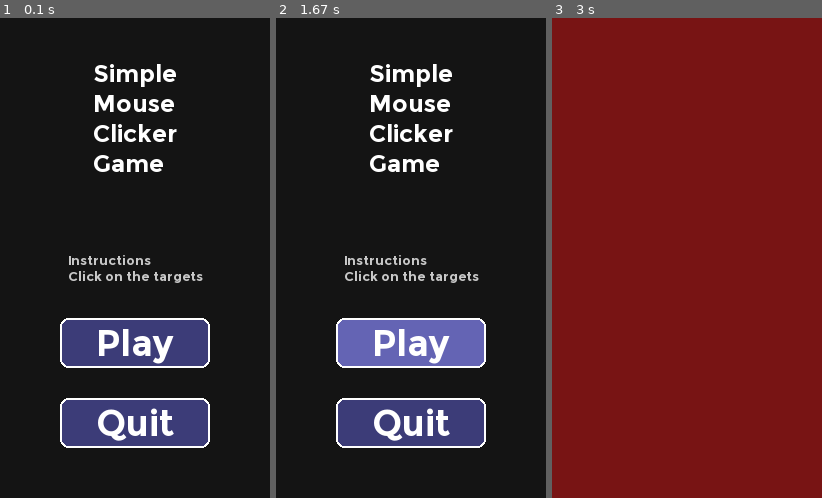
Above: before the commit, frames 1-3 (left to right).
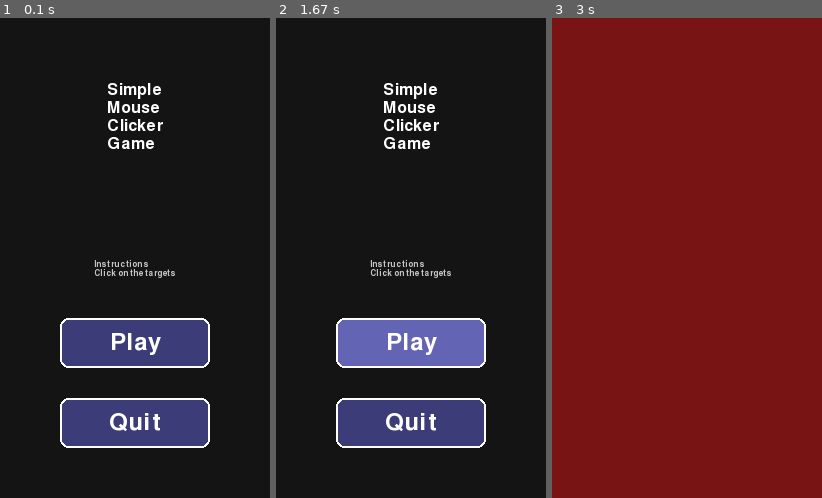
Above: after the commit, the same moments.

Repository: stealthness/PyGames
Game: pygame game, started from Simple Examples/Simple Mouse Clicker Game/dev/main.py
The game is run twice, just before and just after one commit, with the same random seed, the same clock (stepped at 60 frames per second) and the same inputs.
Inputs (mouse positions are in pixels of both pictures, inside the frame that each line leads up to):
- Up to frame 1 (0.1 s): no input
- Up to frame 2 (1.67 s): click "Play" at 0.38 s; tap Space at 0.67, 1, 1.33 s
- Up to frame 3 (3 s): click (622, 162) at 1.72 s; click (757, 334) at 2.55 s

The runs differ from the first frame. In frame 1, 5.6% of the frame differs, in the area x 25-76%, y 9-89%; in frame 2, 5.6%; in frame 3, nothing differs.

Commit message:
rewriting main loop

Diff:
--- /dev/null
+++ b/Game Jams/[Trijam 389] Find the sheep/game.py
@@ -0,0 +1,177 @@
+import asyncio
+from typing import Self
+
+import pygame
+from random import randint, randrange
+
+from menu_manager import MenuManager
+from musicManager import MusicManager
+from sheep import Sheep
+
+
+class Game:
+
+    def __init__(self, screen, background, flock, music_path ):
+        self.screen = screen
+        self.background = background
+        self.flock = flock
+        self.musicManager = MusicManager(music_path)
+        self.menuManager = MenuManager(self.screen)
+        self.level = 1
+        self.width = screen.get_width()
+        self.height = screen.get_height()
+        self.score = 0
+        self.player_lost_sheep_strike = 0
+
+    def game_init(self, level= 1):
+        self.musicManager.play_music()
+        self.flock.clear()
+        # create sheep
+        for i in range((level -1) * 3 + 5):
+            pos = self.get_random_sheep_pos()
+            self.flock.append(Sheep(pos, blaa_sounds=["Hidden/blaa1.ogg", "Hidden/blaa2.ogg", "Hidden/blaa3.ogg"]))
+
+
+
+    def get_random_sheep_pos(self):
+        while True:
+            pos = randrange((self.width - 40)), randrange((self.height-40))
+            if 400 < pos[0] < 500 and 100 < pos[1] < 300:
+                continue
+            else:
+                return pos
+
+
+    async def run(self):
+        print("Game class running")
+        running = True
+        while running:
+
+            # Draw the self.background
+            if self.background is None:
+                self.screen.fill((0, 0, 0))
+            else:
+                self.screen.blit(self.background, (0, 0))
+
+            for event in pygame.event.get():
+
+                if event.type == pygame.QUIT:
+                    running = False
+
+                elif event.type == pygame.KEYDOWN:
+                    if event.key == pygame.K_ESCAPE:
+                        running = False
+                    if event.key== pygame.K_m:
+                        self.musicManager.toggle_music()
+
+                elif event.type == pygame.MOUSEBUTTONDOWN:
+                    pos = event.pos
+                    for sheep in self.flock:
+                        self.score += sheep.handle_click(pos)
+
+            # if running is false exit application
+            if not running:
+                break
+
+            self.menuManager.draw_score(self.score)
+
+
+            # Apply sickness to sheep
+            if pygame.time.get_ticks() - start_ticks > next_sick_timer:
+                next_sick_timer = pygame.time.get_ticks() +  NEXT_SICK_SHEEP_DELAY
+                lost_sheep_not_sick = []
+                lost_sheep_sick = []
+                for sheep in self.flock:
+                    if sheep.isFound or sheep.isDead:
+                        continue
+                    if sheep.isSick:
+                        lost_sheep_sick.append(sheep)
+                    lost_sheep_not_sick.append(sheep)
+
+                for sheep in lost_sheep_sick:
+                    sheep.die()
+                    self.player_lost_sheep_strike += len(lost_sheep_sick)
+
+
+
+                if len(lost_sheep_not_sick) > 1:
+                    lost_sheep_not_sick[randint(0, len(lost_sheep_not_sick) - 1)].make_sick()
+
+
+            for sheep in self.flock:
+                sheep.draw(self.screen)
+
+
+
+            # Check if all sheep are found
+            all_found = all(sheep.isFound or sheep.isDead for sheep in self.flock)
+            if all_found:
+                # Draw end level self.screen and get continue button rect
+                continue_rect = Self.menuManager.show_end_level(self.score, self.level)
+                self.musicManager.stop_music()
+                pygame.display.flip()
+
+                # Wait up to 3 seconds, but allow player to click Continue to skip the wait
+                clicked = False
+                wait_start = pygame.time.get_ticks()
+                timeout_ms = 8000
+                while not clicked and (pygame.time.get_ticks() - wait_start) < timeout_ms and running:
+                    for event in pygame.event.get():
+                        if event.type == pygame.QUIT:
+                            running = False
+                            break
+                        elif event.type == pygame.KEYDOWN:
+                            if event.key == pygame.K_ESCAPE:
+                                running = False
+                                break
+                            else:
+                                # any key press also continues
+                                clicked = True
+                                break
+                        elif event.type == pygame.MOUSEBUTTONDOWN:
+                            if continue_rect.collidepoint(event.pos):
+                                clicked = True
+                                break
+
+                    # keep showing the self.screen
+                    pygame.display.flip()
+                    await asyncio.sleep(0.05)
+
+                pygame.display.flip()
+
+                # Advance to next level
+                if not running:
+                    break
+                # increase the level
+                self.level += 1
+                # reset the level
+                self.init_game(self.level)
+                # Reset the sick timers
+
+                NEXT_SICK_SHEEP_DELAY = randint(800, 2500)
+                start_ticks = pygame.time.get_ticks()
+                next_sick_timer = start_ticks + NEXT_SICK_SHEEP_DELAY
+                continue
+
+            # Draw countdown timer at top center
+            remaining = self.menuManager.draw_timer(start_ticks)
+
+            # If time's up, show final self.screen then quit
+            game_status = await check_game_over(remaining, self.score, self.player_lost_sheep_strike)
+
+            return game_status
+
+def check_game_over(self, remaining: int, score: int, player_lost_sheep_strike: int) -> str:
+    """
+    Checks if a game is over
+    @param game_over: bool
+    @param remaining: int
+    @param score: int
+    @return: bool, true if game is over, false otherwise
+    """
+    if remaining <= 0 or player_lost_sheep_strike > 3 :
+        self.menuManager.show_end_screen(score)
+        self.musicManager.stop_music()
+        pygame.display.flip()
+        return "game_over"
+    return "start_game"
--- a/Game Jams/[Trijam 389] Find the sheep/main.py
+++ b/Game Jams/[Trijam 389] Find the sheep/main.py
@@ -4,6 +4,7 @@
 
 import pygame
 
+from game import Game
 from menuManager import MenuManager
 from musicManager import MusicManager
 from sheep import Sheep
@@ -15,7 +16,7 @@
 
 WIDTH = 960  # Window width
 # Load the background image (path relative to this script)
-BASE_DIR : str = get_base_dir(True)
+BASE_DIR : str = get_base_dir(False)
 background_path = os.path.join(BASE_DIR, "Art", "background.png")
 background = pygame.image.load(background_path)
 music_path = os.path.join(BASE_DIR, "Hidden", "geoffharvey-farmyard-fun-374610.ogg")
@@ -40,13 +41,13 @@
 pygame.font.init()
 FONT = pygame.font.SysFont(None, 36)
 
-TIMER_SECONDS = 30
+TIMER_SECONDS = 4
 
 active_boxes = []
 flock = []
 
 
-menuManager = MenuManager(screen)
+menuManager = MenuManager(screen, timer_seconds=TIMER_SECONDS)
 musicManager = MusicManager(music_path)
 # --------------------------------------------------
 # Game State
@@ -63,9 +64,11 @@
     musicManager.play_music()
     flock.clear()
     # create sheep
-    for i in range((level -1) * 3 + 5):
+    for i in range(level * 3 + 2):
         pos = get_random_sheep_pos()
         flock.append(Sheep(pos, blaa_sounds=["Hidden/blaa1.ogg", "Hidden/blaa2.ogg", "Hidden/blaa3.ogg"]))
+
+
 
 
 
@@ -81,157 +84,96 @@
 async def main():
     global running
     level = 1
-    is_game_over = False
-    NEXT_SICK_SHEEP_DELAY = randint(800, 2500)
-
     score = 0
     player_lost_sheep_strike = 0
+    game_status = "menu"
 
-    init_game(level)
-    # start countdown timer
+    NEXT_SICK_SHEEP_DELAY = randint(800, 2500)
     start_ticks = pygame.time.get_ticks()
     next_sick_timer = start_ticks + NEXT_SICK_SHEEP_DELAY
+    game = Game(screen,background, flock, music_path)
+
 
     while running:
 
-        # Draw the background
-        if background is None:
-            screen.fill((0, 0, 0))
-        else:
-            screen.blit(background, (0, 0))
-
-
-        for event in pygame.event.get():
-
-            if event.type == pygame.QUIT:
-                running = False
-
-            elif event.type == pygame.KEYDOWN:
-                if event.key == pygame.K_ESCAPE:
+        if game_status == "menu":
+            game_status = StartMenu.run_start_menu()
+            screen.fill((0, 0, 200))
+            continue_rect = menuManager.show_start_menu()
+            pygame.display.flip()
+            for event in pygame.event.get():
+                if event.type == pygame.QUIT:
                     running = False
-                if event.key== pygame.K_m:
-                    musicManager.toggle_music()
-
-            elif event.type == pygame.MOUSEBUTTONDOWN:
-                pos = event.pos
-                for sheep in flock:
-                    score += sheep.handle_click(pos)
-
-        # if running is false exit application
-        if not running:
-            break
-
-        menuManager.draw_score(score)
-
-        if TEST_MODE:
-            pass
-
-        # Apply sickness to sheep
-        if pygame.time.get_ticks() - start_ticks > next_sick_timer:
-            next_sick_timer = pygame.time.get_ticks() +  NEXT_SICK_SHEEP_DELAY
-            lost_sheep_not_sick = []
-            lost_sheep_sick = []
-            for sheep in flock:
-                if sheep.isFound or sheep.isDead:
-                    continue
-                if sheep.isSick:
-                    lost_sheep_sick.append(sheep)
-                lost_sheep_not_sick.append(sheep)
-
-            for sheep in lost_sheep_sick:
-                sheep.die()
-                player_lost_sheep_strike += len(lost_sheep_sick)
-
-
-
-            if len(lost_sheep_not_sick) > 1:
-                lost_sheep_not_sick[randint(0, len(lost_sheep_not_sick) - 1)].make_sick()
-
-
-        for sheep in flock:
-            sheep.draw(screen)
-
-
-
-        # Check if all sheep are found
-        all_found = all(sheep.isFound or sheep.isDead for sheep in flock)
-        if all_found and not is_game_over:
-            # Draw end level screen and get continue button rect
-            continue_rect = menuManager.show_end_level(score, level)
-            musicManager.stop_music()
-            pygame.display.flip()
-
-            # Wait up to 3 seconds, but allow player to click Continue to skip the wait
-            clicked = False
-            wait_start = pygame.time.get_ticks()
-            timeout_ms = 8000
-            while not clicked and (pygame.time.get_ticks() - wait_start) < timeout_ms and running:
-                for event in pygame.event.get():
-                    if event.type == pygame.QUIT:
+                    break
+                elif event.type == pygame.KEYDOWN:
+                    if event.key == pygame.K_ESCAPE:
                         running = False
                         break
-                    elif event.type == pygame.KEYDOWN:
-                        if event.key == pygame.K_ESCAPE:
-                            running = False
-                            break
-                        else:
-                            # any key press also continues
-                            clicked = True
-                            break
+                    if event.key == pygame.K_SPACE:
+                        game_status = "init_game"
+                        break
                     elif event.type == pygame.MOUSEBUTTONDOWN:
                         if continue_rect.collidepoint(event.pos):
-                            clicked = True
-                            break
+                            print('clicked')
+                            game_status = "init_game"
+                        break
 
-                # keep showing the screen
-                pygame.display.flip()
-                await asyncio.sleep(0.05)
-
-            # Advance to next level
-            if not running:
-                break
-            # increase the level
-            level += 1
-            # reset the level
-            init_game(level)
-            # Reset the sick timers
-
-            NEXT_SICK_SHEEP_DELAY = randint(800, 2500)
-            start_ticks = pygame.time.get_ticks()
-            next_sick_timer = start_ticks + NEXT_SICK_SHEEP_DELAY
             continue
 
-        # Draw countdown timer at top center
-        remaining = menuManager.draw_timer(start_ticks)
+        if game_status == "init_game":
+            level = 1
+            score = 0
+            player_lost_sheep_strike = 0
+            NEXT_SICK_SHEEP_DELAY = randint(800, 2500)
+            game_status = "start_game"
+            # Draw the background
+            if background is None:
+                screen.fill((0, 0, 0))
+            else:
+                screen.blit(background, (0, 0))
+            pygame.display.flip()
+            continue
 
-        # If time's up, show final screen then quit
-        is_game_over = await check_game_over(is_game_over, remaining, score, player_lost_sheep_strike)
+        if game_status == "start_game":
+            game_status = game.run()
 
-
+        if game_status == "game_over":
+            print("Game Over")
+            menuManager.show_end_screen(score)
+            for event in pygame.event.get():
+                if event.type == pygame.QUIT:
+                    running = False
+                    break
+                elif event.type == pygame.KEYDOWN:
+                    if event.key == pygame.K_ESCAPE:
+                        running = False
+                        break
+                    if event.key == pygame.K_SPACE:
+                        game_status = "menu_game"
+                        break
 
         # Display the new screen
         pygame.display.flip()
-
+        print(game_status)
         await asyncio.sleep(0)
 
     pygame.quit()
 
 
-async def check_game_over(game_over: bool, remaining: int, score: int, player_lost_sheep_strike: int) -> bool:
-    """
-    Checks if a game is over
-    @param game_over: bool
-    @param remaining: int
-    @param score: int
-    @return: bool, true if game is over, false otherwise
-    """
-    if remaining <= 0 or player_lost_sheep_strike > 3 :
-        game_over = True
-        menuManager.show_end_screen(score)
-        musicManager.stop_music()
-        pygame.display.flip()
-        await asyncio.sleep(10)
-    return game_over
+async def reset_score(is_game_over: bool, level: int, player_lost_sheep_strike: int, score: int):
+    level = 1
+    score = 0
+    player_lost_sheep_strike = 0
+    is_game_over = False
+
+
+
+class StartMenu:
+
+    @staticmethod
+    def run_start_menu() -> str:
+        return "menu"
+
 
 
 # --------------------------------------------------
--- a/Game Jams/[Trijam 389] Find the sheep/menuManager.py
+++ b/Game Jams/[Trijam 389] Find the sheep/menuManager.py
@@ -9,10 +9,10 @@
 class MenuManager:
 
 
-    def __init__(self, screen):
+    def __init__(self, screen, timer_seconds=30):
         self.screen = screen
-        self.font = pygame.font.SysFont("Arial", 20)
-        self.TIMER_SECONDS = 30
+        self.font = pygame.font.SysFont("Arial", 40)
+        self.TIMER_SECONDS = timer_seconds
         self.width = self.screen.get_width()
         self.height = self.screen.get_height()
 
@@ -85,8 +85,39 @@
         return remaining
 
     def show_start_menu(self):
-        # add start screen with start button and exit application button
-        pass
+        """
+    Draw the end-of-level screen and a Continue button.
+    Returns the pygame.Rect of the Continue button so caller can detect clicks.
+    """
+        self.screen.fill((223, 237, 149))
+        # Draw two lines: title and score
+        title_text = f"Find the Sheep"
+        descr_text = f"Your  job is to find all the lost sheep\nWatchout for sick sheep\nPress space to start"
+        title_surf = self.font.render(title_text, True, MenuConfig.BLACK)
+        score_surf = self.font.render(descr_text, True, MenuConfig.BLACK)
+        center_x = self.width // 2
+        center_y = self.height // 2
+        title_rect = title_surf.get_rect(center=(center_x, center_y -200))
+        score_rect = score_surf.get_rect(center=(center_x, center_y + 20))
+        self.screen.blit(title_surf, title_rect)
+        self.screen.blit(score_surf, score_rect)
+        #
+        # Draw a Start button below the text
+        btn_w, btn_h = 220, 48
+        btn_x = center_x - btn_w // 2
+        btn_y = center_y + 150
+        btn_rect = pygame.Rect(btn_x, btn_y, btn_w, btn_h)
+        # button background
+        pygame.draw.rect(self.screen, (30, 144, 255), btn_rect, border_radius=8)
+        # button border
+        pygame.draw.rect(self.screen, (0,0,0), btn_rect, width=2, border_radius=8)
+        # button text
+        btn_font = pygame.font.SysFont("Arial", 22)
+        btn_surf = btn_font.render("Start", True, (0,0,0))
+        btn_text_rect = btn_surf.get_rect(center=btn_rect.center)
+        self.screen.blit(btn_surf, btn_text_rect)
+
+        return btn_rect
 
     @staticmethod
     def get_remaining_time_str_in_secs(remaining) -> str:
--- a/Simple Examples/Simple Mouse Clicker Game/dev/menu_manager.py
+++ b/Simple Examples/Simple Mouse Clicker Game/dev/menu_manager.py
@@ -1,5 +1,6 @@
 import os
 from enum import Enum
+
 
 import pygame
 
@@ -13,6 +14,8 @@
     Manages the main menu display and button interactions.
     """
 
+
+
     def __init__(self, screen):
         """
         Initialize the menu.
@@ -24,10 +27,7 @@
         self.screen_rect = screen.get_rect()
 
 
-        # cwd  = "Game Jams/[Trijam 389] Find the sheep/Font" # for PyCharm windows build
-        cwd = os.path.join(os.getcwd(), "Game Jams", "[Trijam 389] Find the sheep")
-        # cwd = '' required for pygbag archive build
-        # cwd = ''  # use for macos
+        cwd = ""
         font_path = os.path.join(cwd, 'Font', 'Montserrat-Bold.ttf')
 
         # Fonts
